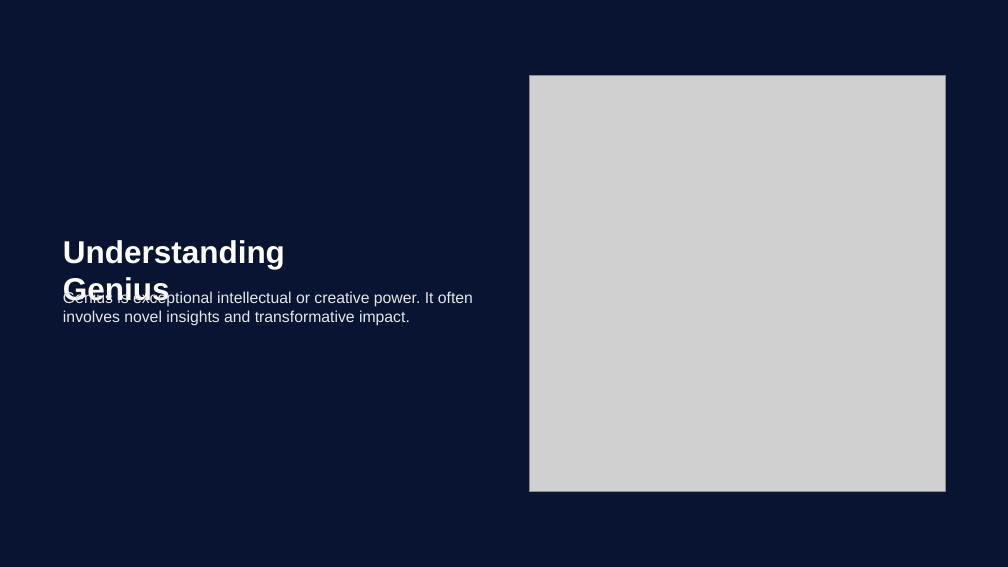
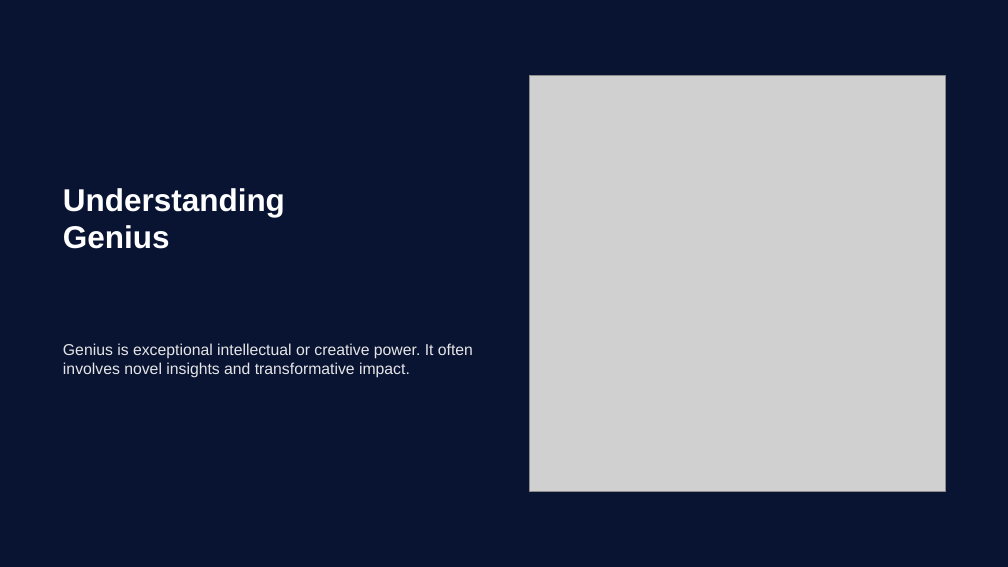
Before and after one commit to tejus05/deck-genie-v3, a slide deck: slide 1 of backend/data/0ef2e0f5-d61a-4687-a0ce-69b4c3fd9ec6/Exploring_the_Concept_of_Genius.pptx. Drawn at 1008x567 pixels with LibreOffice and Linux fonts; fonts in the diff are those of the drawing; grey boxes stand for pictures. Boxes give left, top, right and bottom in pixels: in the first picture for what was removed or moved away, otherwise in the second. Text is boxed around its words. In the diff, an @@ line names an element or a change of style, - is before the commit and + after.

```diff
--- a/backend/data/0ef2e0f5-d61a-4687-a0ce-69b4c3fd9ec6/Exploring_the_Concept_of_Genius.pptx
+++ b/backend/data/0ef2e0f5-d61a-4687-a0ce-69b4c3fd9ec6/Exploring_the_Concept_of_Genius.pptx
@@ text "Understanding Genius" rewrapped from [63, 240, 285, 306] to [63, 188, 285, 249] @@
@@ text "Genius is exceptional intellectual or ...": place and size @@
-text "Genius is exceptional intellectual or ..." at [63, 291, 473, 326]
+text "Genius is exceptional intellectual or ..." at [63, 343, 473, 378]
```
Also in this commit, not shown: 1 other slide changed, 1 other file.
